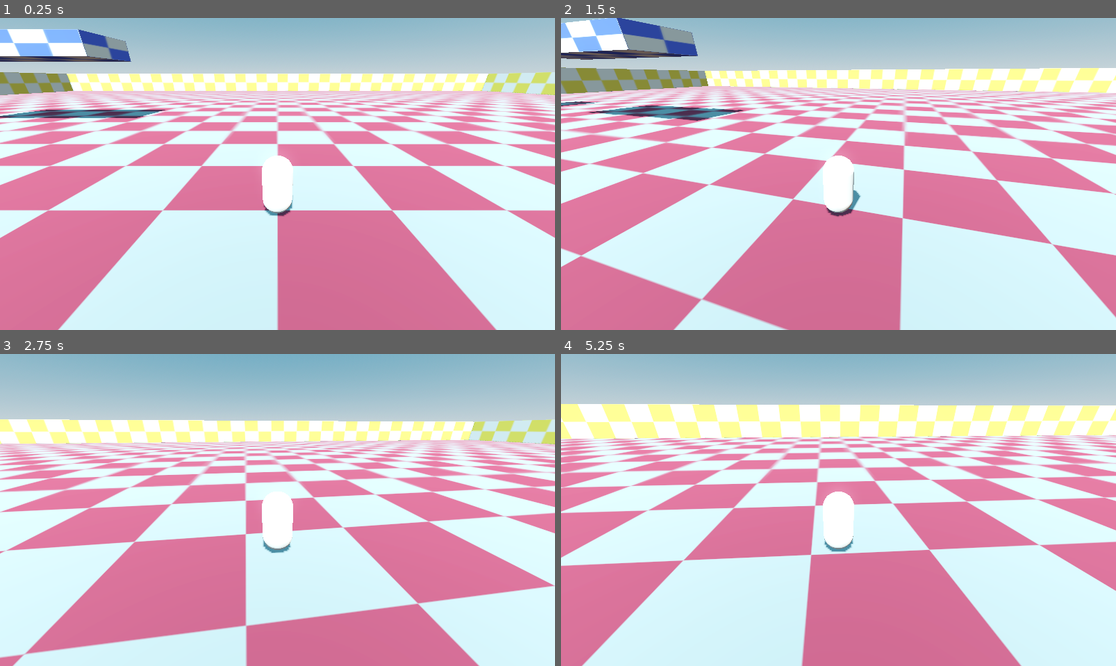
Above: before the commit, frames 1-4 (two rows, left to right).
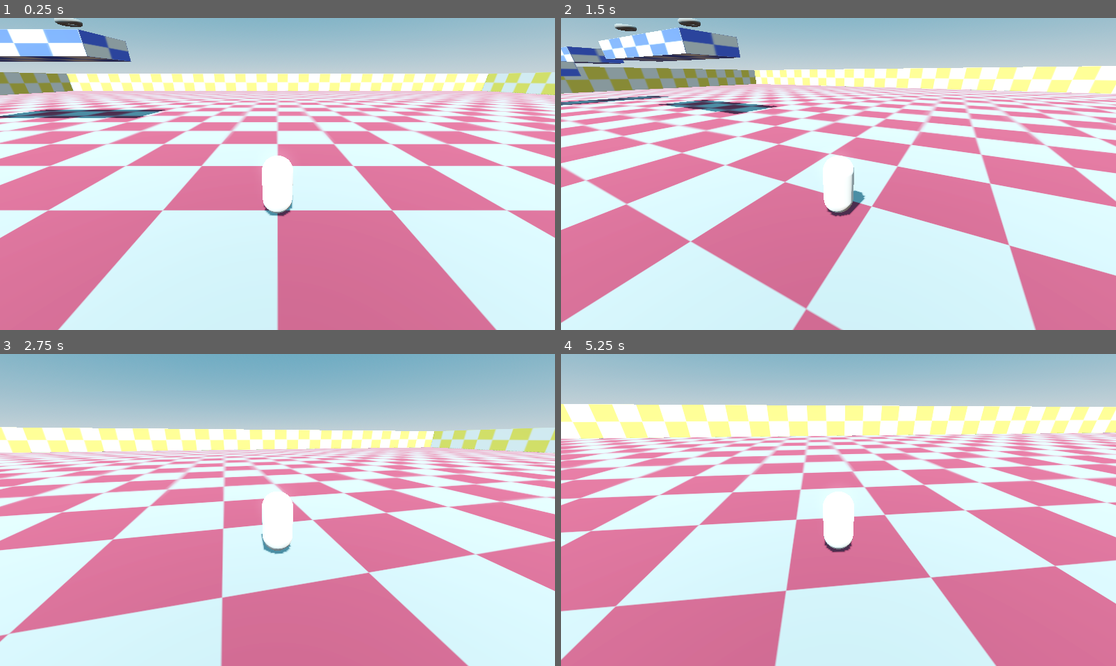
Above: after the commit, the same moments.

Repository: Mettle0/Treasure_Hunter
Game: Godot game, scene res://level.tscn
Two runs of this game, one before a commit and one after it. Both use one fixed random seed, a clock stepped at 60 frames per second and the inputs below.
Inputs (mouse positions are in pixels of both pictures, inside the frame that each line leads up to):
- Up to frame 1 (0.25 s): no input
- Up to frame 2 (1.5 s): tap Enter at 0.5 s; move the mouse to (866, 174) at 0.52 s; press the mouse at (866, 174) at 0.53 s; hold W (forward) from 0.53 s (still down); tap Space (jump) at 0.77 s; move the mouse to (810, 174) at 1.27 s; release the mouse at (810, 174) at 1.28 s; click (810, 174) at 1.35 s
- Up to frame 3 (2.75 s): keep holding W (forward); tap Space (jump) at 1.52 s; move the mouse to (288, 503) at 2.02 s; press the mouse at (288, 503) at 2.03 s
- Up to frame 4 (5.25 s): keep holding W (forward); move the mouse to (832, 516) at 2.77 s; release the mouse at (832, 516) at 2.78 s; click (832, 516) at 2.85 s; tap Space (jump) at 3.02, 3.77, 4.52 s; move the mouse to (877, 513) at 3.52 s; press the mouse at (877, 513) at 3.53 s; move the mouse to (794, 506) at 4.27 s; release the mouse at (794, 506) at 4.28 s; click (794, 506) at 4.35 s; move the mouse to (844, 510) at 5.02 s; press the mouse at (844, 510) at 5.03 s

The runs differ from the first frame. In frame 1, 0.1% of the frame differs, in the area x 9-15%, y 0-3%; in frame 2, 45%; in frame 3, 37%; in frame 4, 55%, in the area x 0-100%, y 16-100%.

Commit message:
Location Manager Improvements
-Added event bus for handling signals between scenes
-Added collision to treasure scene with layer 2, mask 1 (Player)
-Added Player scene to group "Player"

Diff:
--- /dev/null
+++ b/event_bus.gd
@@ -0,0 +1,5 @@
+extends Node
+
+
+#===ITEM COLLECTION SIGNALS===
+signal treasure_collected
--- a/level.tscn
+++ b/level.tscn
@@ -233,3 +233,18 @@
 debug_fill = false
 
 [node name="Location Manager" parent="." instance=ExtResource("5_f2txt")]
+
+[node name="L1" type="Node3D" parent="Location Manager"]
+transform = Transform3D(1, 0, 0, 0, 1, 0, 0, 0, 1, -30.9674, 9.32769, -16.7441)
+
+[node name="L2" type="Node3D" parent="Location Manager"]
+transform = Transform3D(1, 0, 0, 0, 1, 0, 0, 0, 1, -49.5902, 4.00109, 0)
+
+[node name="L3" type="Node3D" parent="Location Manager"]
+transform = Transform3D(1, 0, 0, 0, 1, 0, 0, 0, 1, -49.3619, 8.85104, -17.3354)
+
+[node name="L4" type="Node3D" parent="Location Manager"]
+transform = Transform3D(1, 0, 0, 0, 1, 0, 0, 0, 1, -20.0693, 9.11899, -17.9946)
+
+[node name="L5" type="Node3D" parent="Location Manager"]
+transform = Transform3D(1, 0, 0, 0, 1, 0, 0, 0, 1, -38.854, 0, 0)
--- a/location_manager.gd
+++ b/location_manager.gd
@@ -5,11 +5,10 @@
 const TREASURE = preload("res://scenes/objects/treasure.tscn")
 
 
-
-
-
 func _ready() -> void:
 	#Todo: Add comments
+	EventBus.treasure_collected.connect(_on_treasure_collected)
+
 	locations = get_children()
 	var treasure_set: Array
 	treasure_set = get_locations()
@@ -26,3 +25,6 @@
 
 func spawn_treasure() -> void:
 	pass
+
+func _on_treasure_collected() -> void:
+	print("Treasure Collected")
--- a/project.godot
+++ b/project.godot
@@ -14,6 +14,19 @@
 run/main_scene="res://level.tscn"
 config/features=PackedStringArray("4.4", "Forward Plus")
 config/icon="res://icon.svg"
+
+[autoload]
+
+EventBus="*res://event_bus.gd"
+
+[display]
+
+window/size/viewport_width=1920
+window/size/viewport_height=1080
+
+[global_group]
+
+Player=""
 
 [input]
 
--- a/scenes/entities/player/player.tscn
+++ b/scenes/entities/player/player.tscn
@@ -10,7 +10,8 @@
 
 [sub_resource type="CapsuleShape3D" id="CapsuleShape3D_1hmtu"]
 
-[node name="Player" type="CharacterBody3D"]
+[node name="Player" type="CharacterBody3D" groups=["Player"]]
+collision_mask = 3
 script = ExtResource("1_1hmtu")
 
 [node name="MeshInstance3D" type="MeshInstance3D" parent="."]
--- /dev/null
+++ b/scenes/objects/treasure.gd
@@ -0,0 +1,18 @@
+extends Node3D
+
+
+
+
+
+func _ready() -> void:
+	pass
+
+
+func _physics_process(delta: float) -> void:
+	pass
+
+
+func _on_area_3d_body_entered(body: Node3D) -> void:
+	if body.is_in_group("Player"):
+		EventBus.treasure_collected.emit()
+		queue_free()
--- a/scenes/objects/treasure.tscn
+++ b/scenes/objects/treasure.tscn
@@ -1,8 +1,23 @@
-[gd_scene load_steps=2 format=3 uid="uid://c087uve23qnsd"]
+[gd_scene load_steps=4 format=3 uid="uid://c087uve23qnsd"]
+
+[ext_resource type="Script" uid="uid://24twkb5o0fc2" path="res://scenes/objects/treasure.gd" id="1_7wrmc"]
 
 [sub_resource type="TorusMesh" id="TorusMesh_rimsp"]
 
+[sub_resource type="BoxShape3D" id="BoxShape3D_rimsp"]
+size = Vector3(2.02496, 0.749451, 2.02338)
+
 [node name="Treasure" type="Node3D"]
+script = ExtResource("1_7wrmc")
 
 [node name="MeshInstance3D" type="MeshInstance3D" parent="."]
 mesh = SubResource("TorusMesh_rimsp")
+
+[node name="Area3D" type="Area3D" parent="."]
+transform = Transform3D(1, 0, 0, 0, 1, 0, 0, 0, 1, -0.0191956, 0.0157776, 0.00576782)
+collision_layer = 2
+
+[node name="CollisionShape3D" type="CollisionShape3D" parent="Area3D"]
+shape = SubResource("BoxShape3D_rimsp")
+
+[connection signal="body_entered" from="Area3D" to="." method="_on_area_3d_body_entered"]
Not shown, added: event_bus.gd.uid
Not shown, added: scenes/objects/treasure.gd.uid
